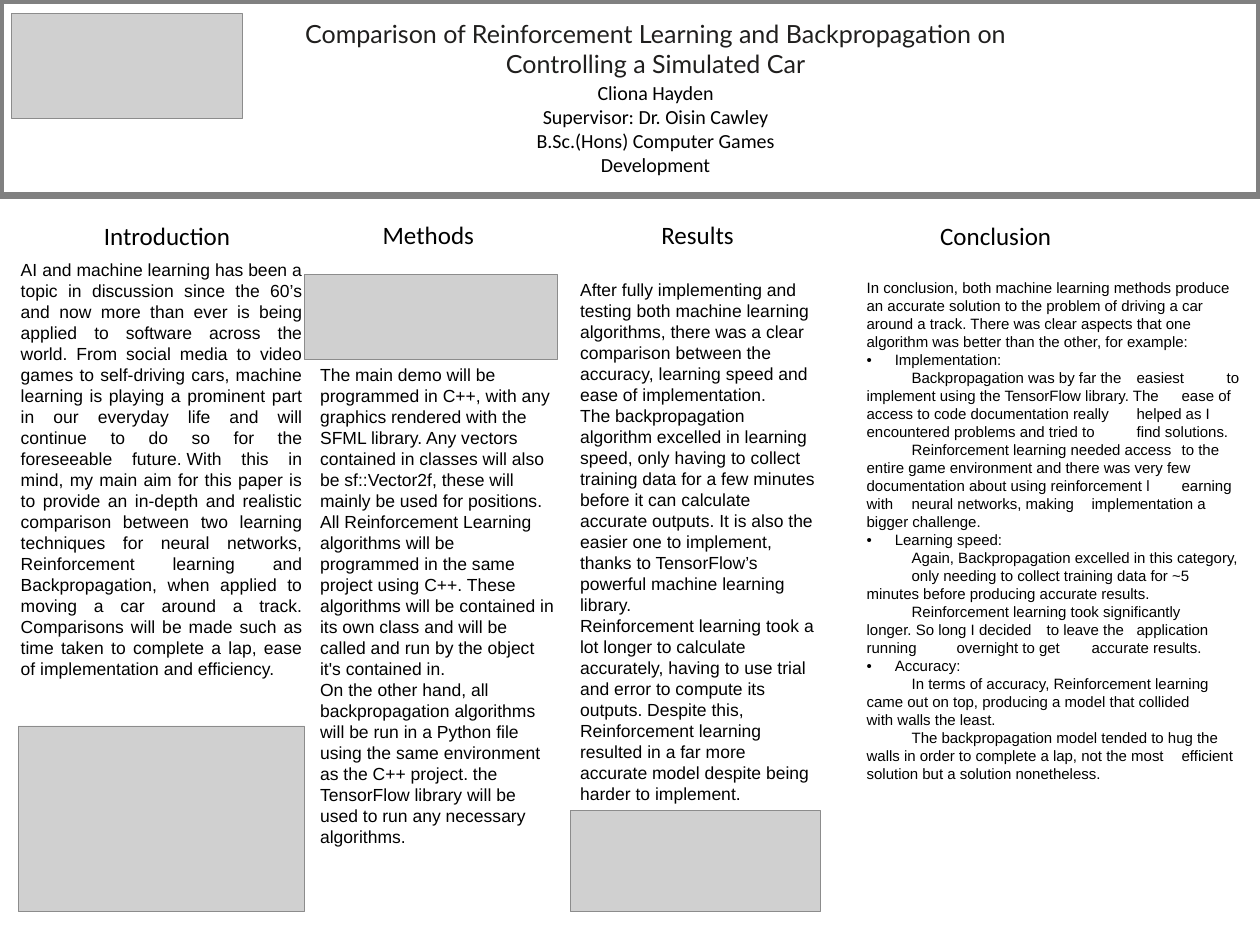
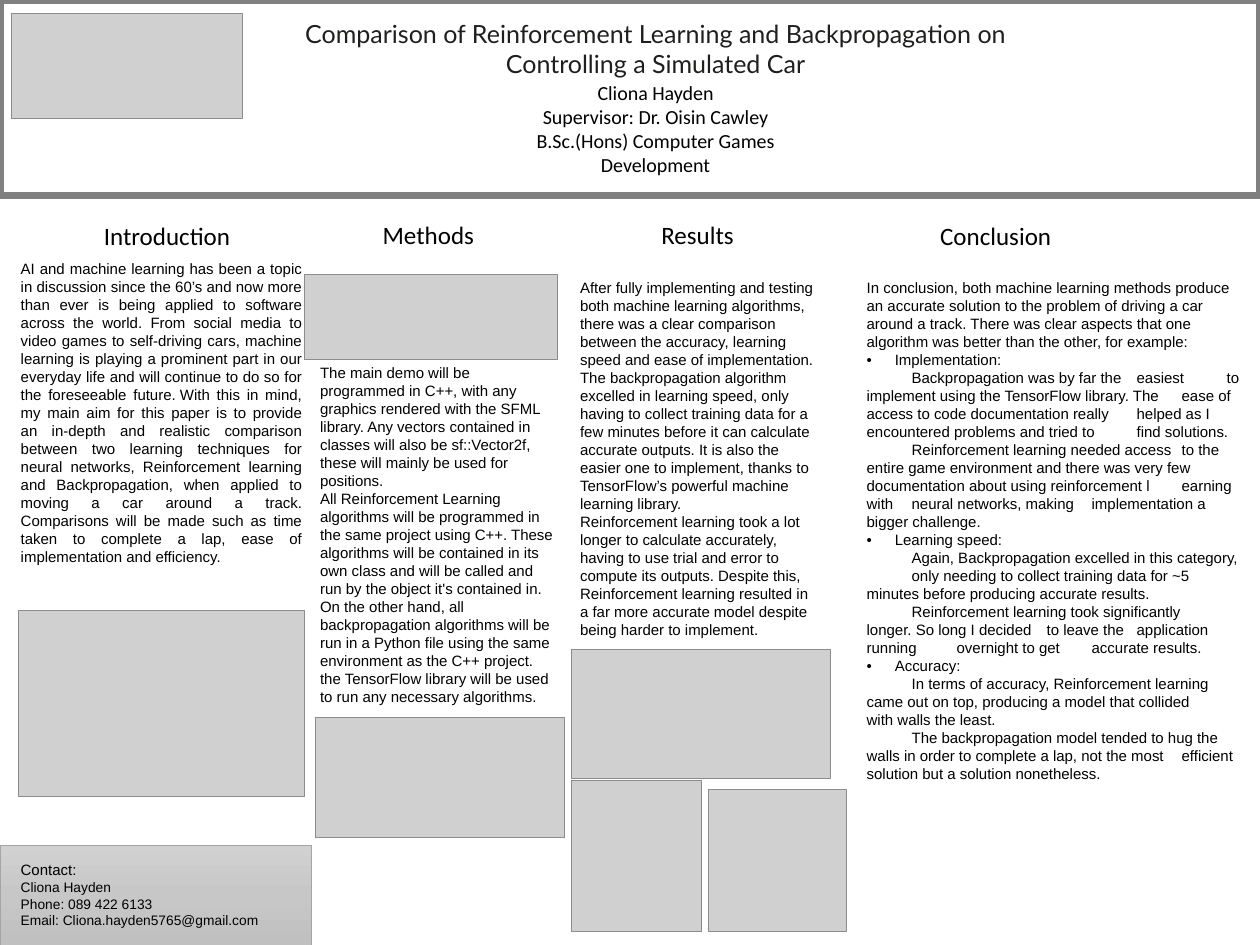
Before and after one commit to ClionaHayden/FYP-AIComparision, a slide deck: slide 1 of Docs/poster.pptx. Drawn at 1260x945 pixels with LibreOffice and Linux fonts; fonts in the diff are those of the drawing; grey boxes stand for pictures. Boxes give left, top, right and bottom in pixels: in the first picture for what was removed or moved away, otherwise in the second. Text is boxed around its words. In the diff, an @@ line names an element or a change of style, - is before the commit and + after.

```diff
--- a/Docs/poster.pptx
+++ b/Docs/poster.pptx
@@ size 14 to 12 pt in 3 elements at bbox=[21, 263, 302, 565], bbox=[320, 367, 553, 705], bbox=[580, 282, 813, 638] @@
@@ picture: place and size @@
-picture at bbox=[19, 726, 305, 913]
+picture at bbox=[18, 610, 304, 796]
@@ picture added at bbox=[572, 650, 831, 778] @@
@@ picture: place and size @@
-picture at bbox=[571, 811, 821, 912]
+picture at bbox=[316, 717, 565, 838]
@@ picture added at bbox=[572, 780, 702, 932] @@
@@ picture added at bbox=[708, 790, 847, 932] @@
@@ rectangle added at bbox=[0, 845, 311, 945], fill gradient #D2D2D2 to #C8C8C8 to #C0C0C0, outline #A5A5A5 0.5 pt @@
@@ text added at bbox=[21, 864, 258, 928], 11 pt, text #000000 @@
+Contact:
+Cliona Hayden
+Phone: 089 422 6133
+Email: Cliona.hayden5765@gmail.com
```
Also in this commit, not shown: 14 other files.
